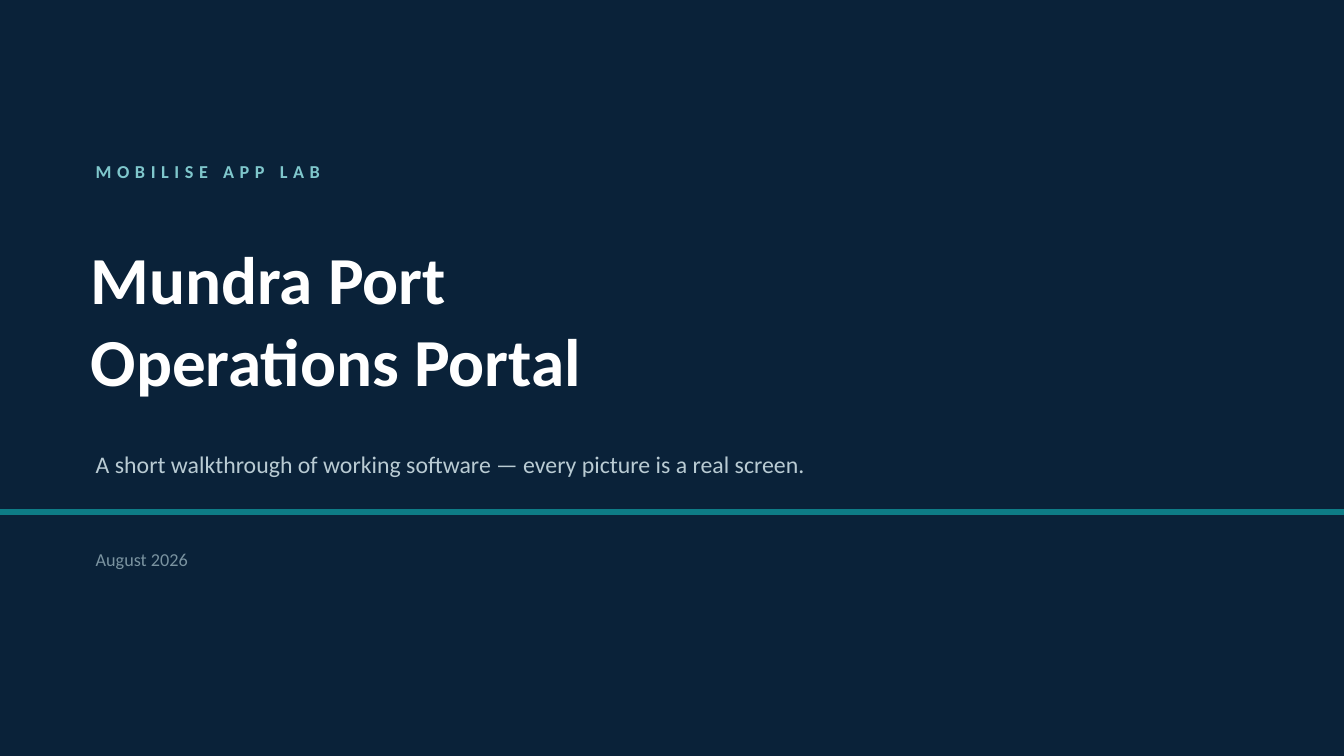
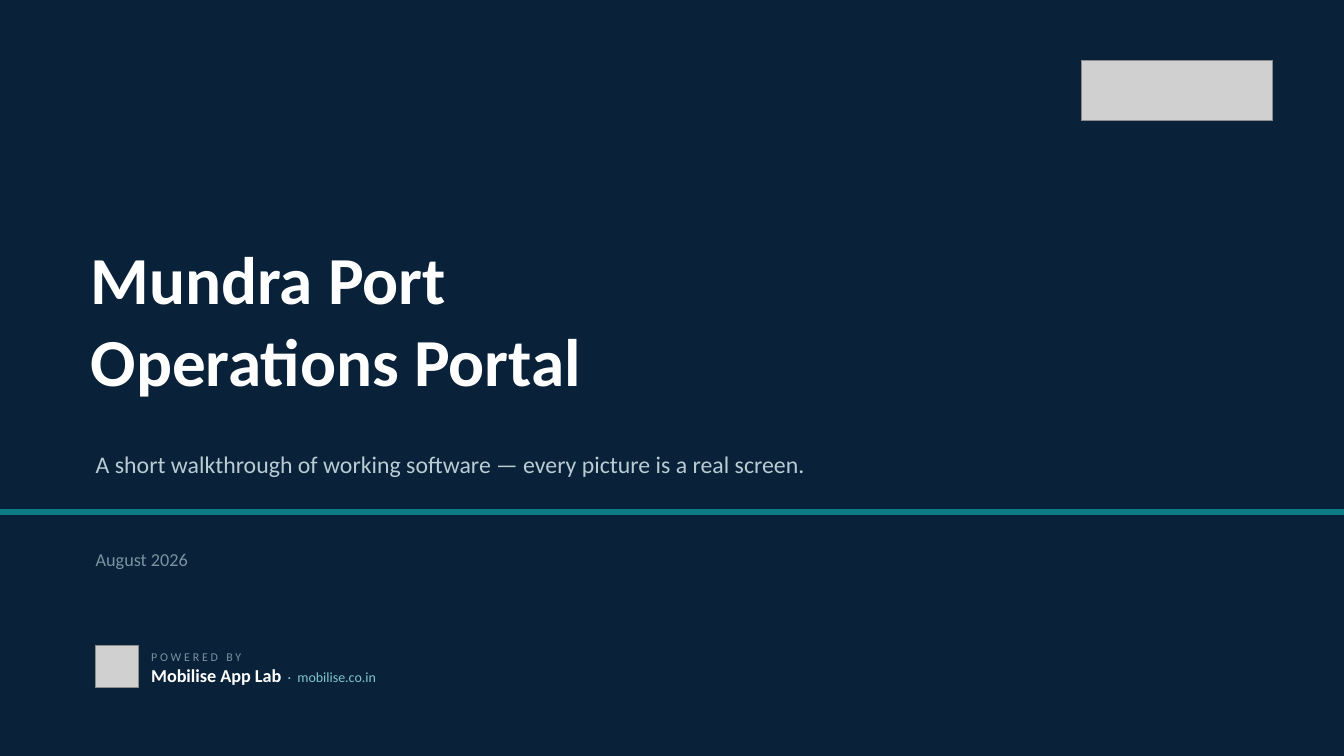
Before and after one commit to mobiliseapplabllp/maritime-project-presentation, a slide deck: slide 1 of dist/mundra-portal-walkthrough.pptx. Drawn at 1344x756 pixels with LibreOffice and Linux fonts; fonts in the diff are those of the drawing; grey boxes stand for pictures. Boxes give left, top, right and bottom in pixels: in the first picture for what was removed or moved away, otherwise in the second. Text is boxed around its words. In the diff, an @@ line names an element or a change of style, - is before the commit and + after.

```diff
--- a/dist/mundra-portal-walkthrough.pptx
+++ b/dist/mundra-portal-walkthrough.pptx
@@ picture added at box(1082, 60, 1272, 121) @@
@@ text removed at box(96, 166, 320, 178) @@
-MOBILISE APP LAB
@@ picture added at box(96, 645, 138, 688) @@
@@ text added at box(151, 653, 376, 685), 10 pt, text #7FC7CC @@
+POWERED BY
+Mobilise App Lab · mobilise.co.in
```
Also in this commit, not shown: 1 other slide changed, 14 other files.
